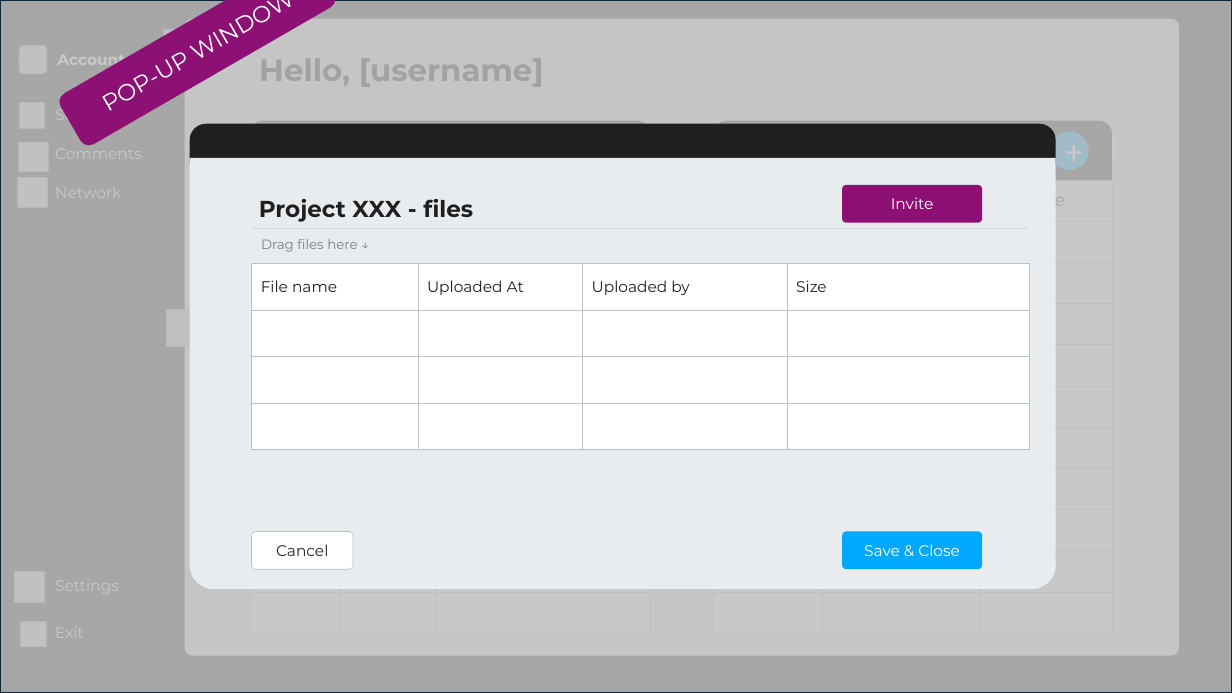
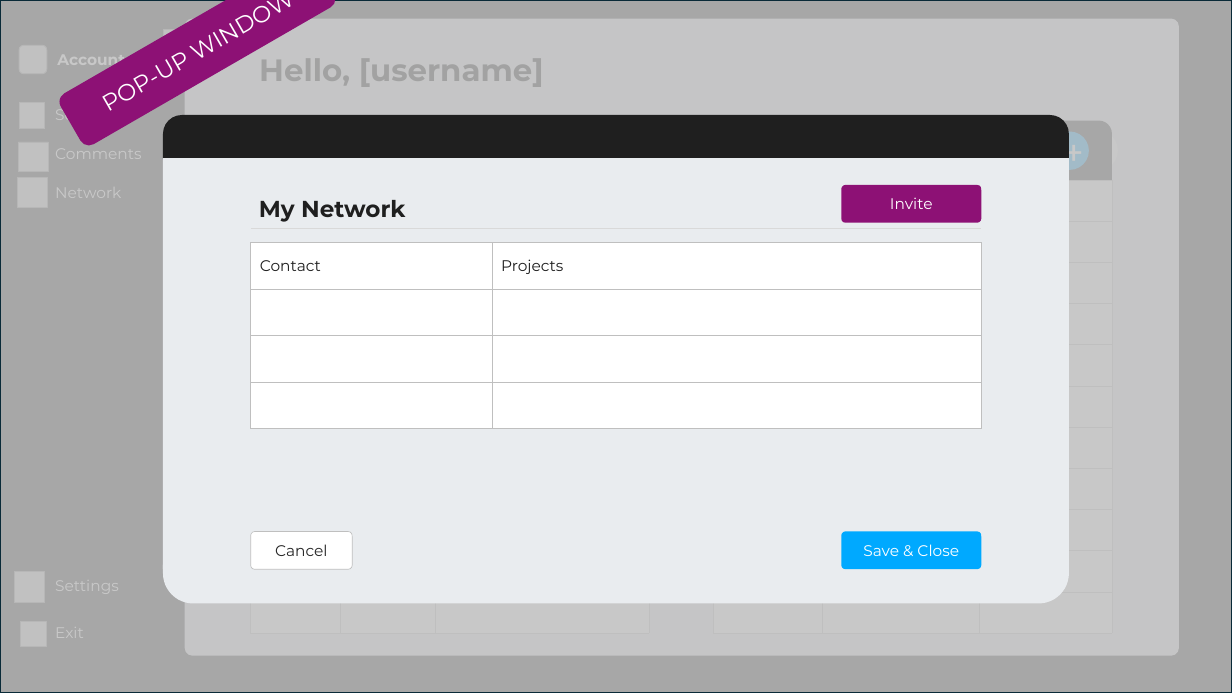
Before and after one commit to oiivantsov/porject-manager, a slide deck: slide 7 of frontend/uidesign.pptx (slide 6 before the commit). Drawn at 1232x693 pixels with LibreOffice and Linux fonts; fonts in the diff are those of the drawing; grey boxes stand for pictures. Boxes give left, top, right and bottom in pixels: in the first picture for what was removed or moved away, otherwise in the second. Text is boxed around its words. In the diff, an @@ line names an element or a change of style, - is before the commit and + after.

Commit message:
ui upd

```diff
--- a/frontend/uidesign.pptx
+++ b/frontend/uidesign.pptx
@@ rounded rectangle: place and size @@
-rounded rectangle at (189,124,1055,178)
+rounded rectangle at (163,115,1068,177)
@@ rectangle: place and size @@
-rectangle at (189,158,1055,555)
+rectangle at (163,158,1068,569)
@@ text at (259,200,406,222): text changed @@
-Project XXX - files
+My Network
@@ line moved from (251, 228) - (1030, 228) to (250, 228) - (982, 228) @@
@@ text removed at (261,239,357,252) @@
-Drag files here ↓
@@ table at (250,242,982,429) @@
-column 1: File name |  |  | 
-column 2: Uploaded At |  |  | 
-column 3: Uploaded by |  |  | 
-column 4: Size |  |  | 
+column 1: Contact |  |  | 
+column 2: Projects |  |  | 
@@ table: place and size @@
-table at (251,263,1029,450)
+table at (250,242,982,429)
@@ picture removed at (166,310,203,347) @@
@@ rounded rectangle: place and size @@
-rounded rectangle at (189,535,1055,590)
+rounded rectangle at (163,535,1068,604)
```
Also in this commit, not shown: 6 other slides changed.
